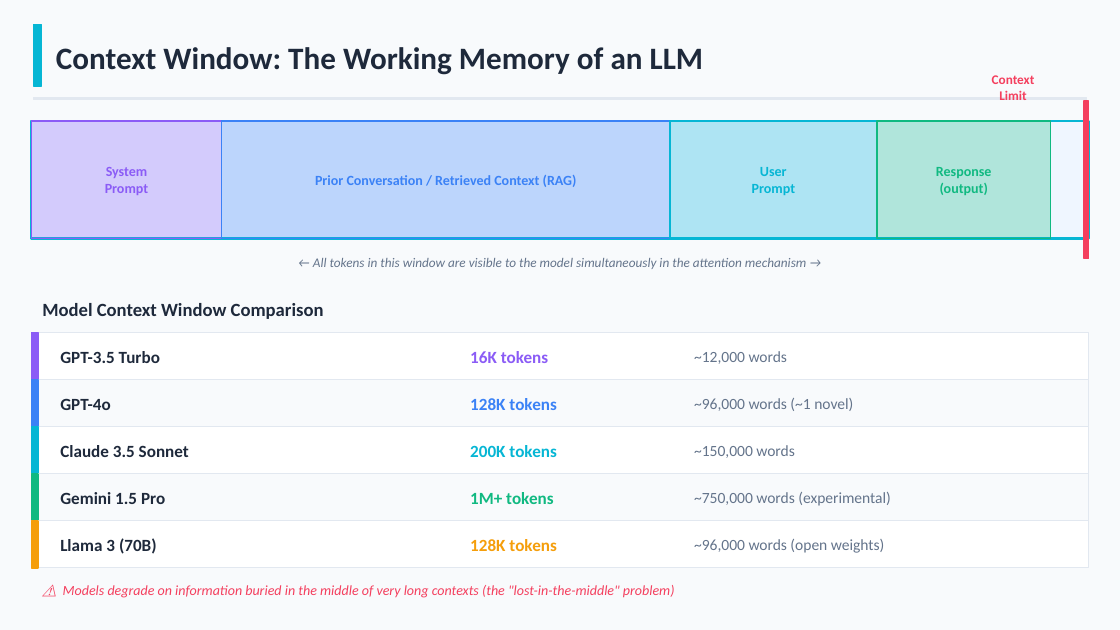
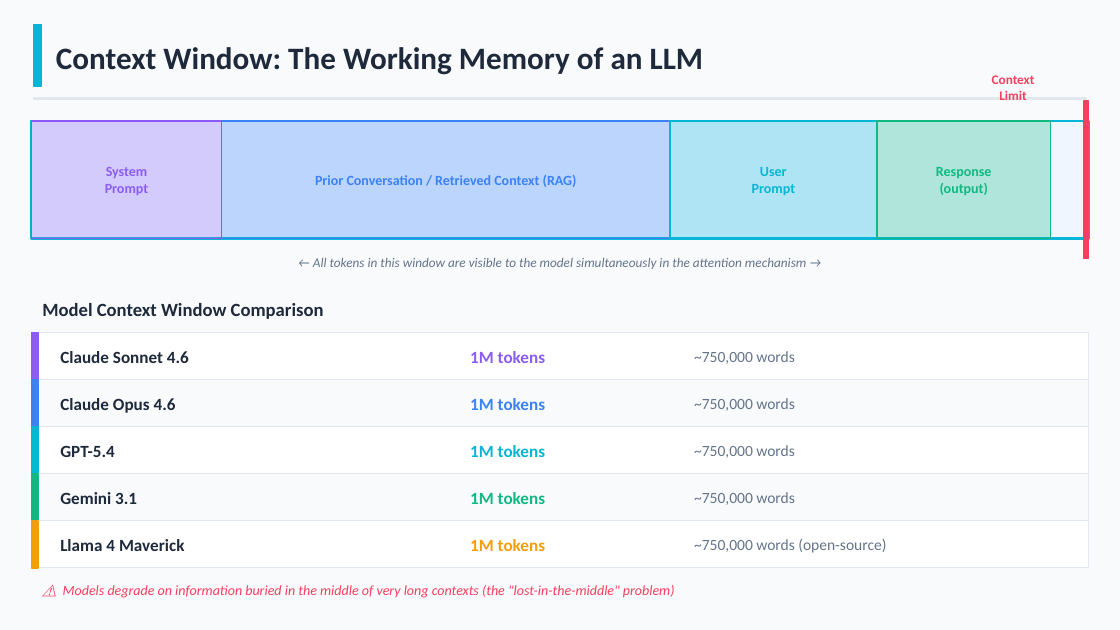
Before and after one commit to duravy/speckit, a slide deck: slide 14 of AI_Technical_Overview.pptx (slide 11 before the commit). Drawn at 1120x630 pixels with LibreOffice and Linux fonts; fonts in the diff are those of the drawing. Boxes give left, top, right and bottom in pixels: in the first picture for what was removed or moved away, otherwise in the second. Text is boxed around its words. In the diff, an @@ line names an element or a change of style, - is before the commit and + after.

```diff
--- a/AI_Technical_Overview.pptx
+++ b/AI_Technical_Overview.pptx
@@ text at [60, 351, 189, 363]: text changed @@
-GPT-3.5 Turbo
+Claude Sonnet 4.6
@@ text at [470, 351, 545, 363]: text changed @@
-16K tokens
+1M tokens
@@ text at [694, 351, 795, 364]: text changed @@
-~12,000 words
+~750,000 words
@@ text at [60, 398, 176, 413]: text changed @@
-GPT-4o
+Claude Opus 4.6
@@ text at [470, 398, 545, 410]: text changed @@
-128K tokens
+1M tokens
@@ text at [694, 398, 795, 411]: text changed @@
-~96,000 words (~1 novel)
+~750,000 words
@@ text at [60, 445, 114, 457]: text changed @@
-Claude 3.5 Sonnet
+GPT-5.4
@@ text at [470, 445, 545, 457]: text changed @@
-200K tokens
+1M tokens
@@ text at [694, 445, 795, 458]: text changed @@
-~150,000 words
+~750,000 words
@@ text at [60, 492, 137, 504]: text changed @@
-Gemini 1.5 Pro
+Gemini 3.1
@@ text at [470, 492, 545, 504]: text changed @@
-1M+ tokens
+1M tokens
@@ text at [694, 492, 795, 505]: text changed @@
-~750,000 words (experimental)
+~750,000 words
@@ text at [60, 539, 184, 551]: text changed @@
-Llama 3 (70B)
+Llama 4 Maverick
@@ text at [470, 539, 545, 551]: text changed @@
-128K tokens
+1M tokens
@@ text at [694, 539, 886, 553]: text changed @@
-~96,000 words (open weights)
+~750,000 words (open-source)
```
Also in this commit, not shown: 3 other slides changed, 5 slides added, 1 other file.
